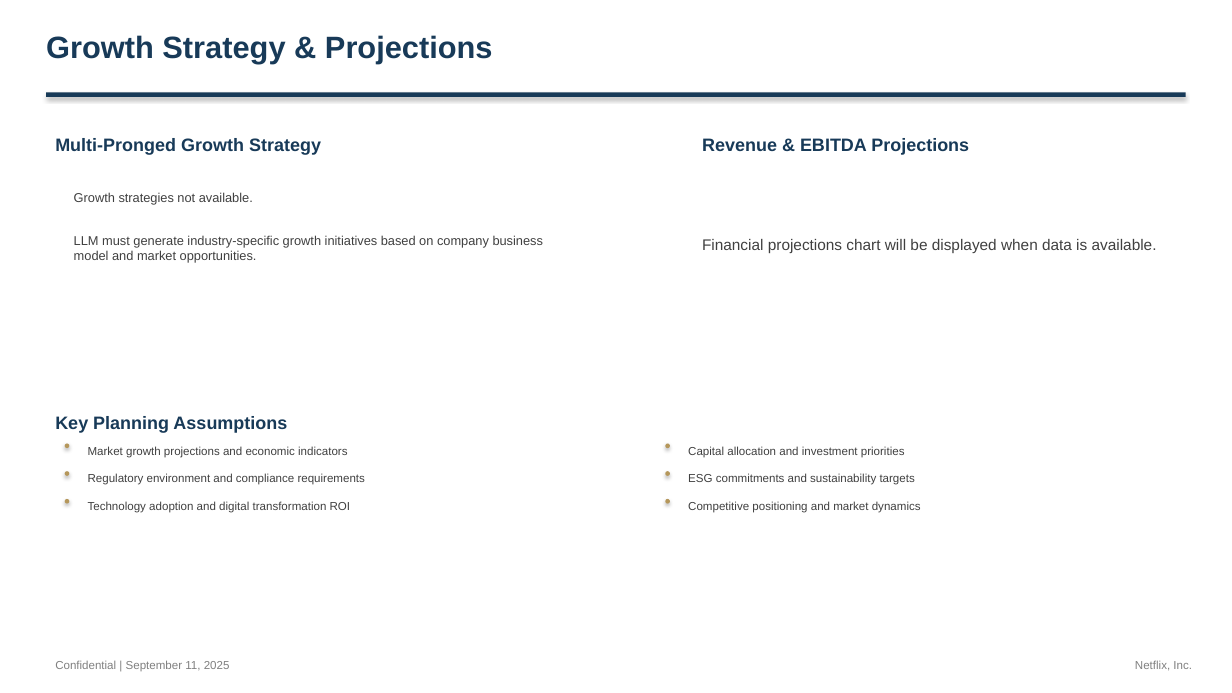
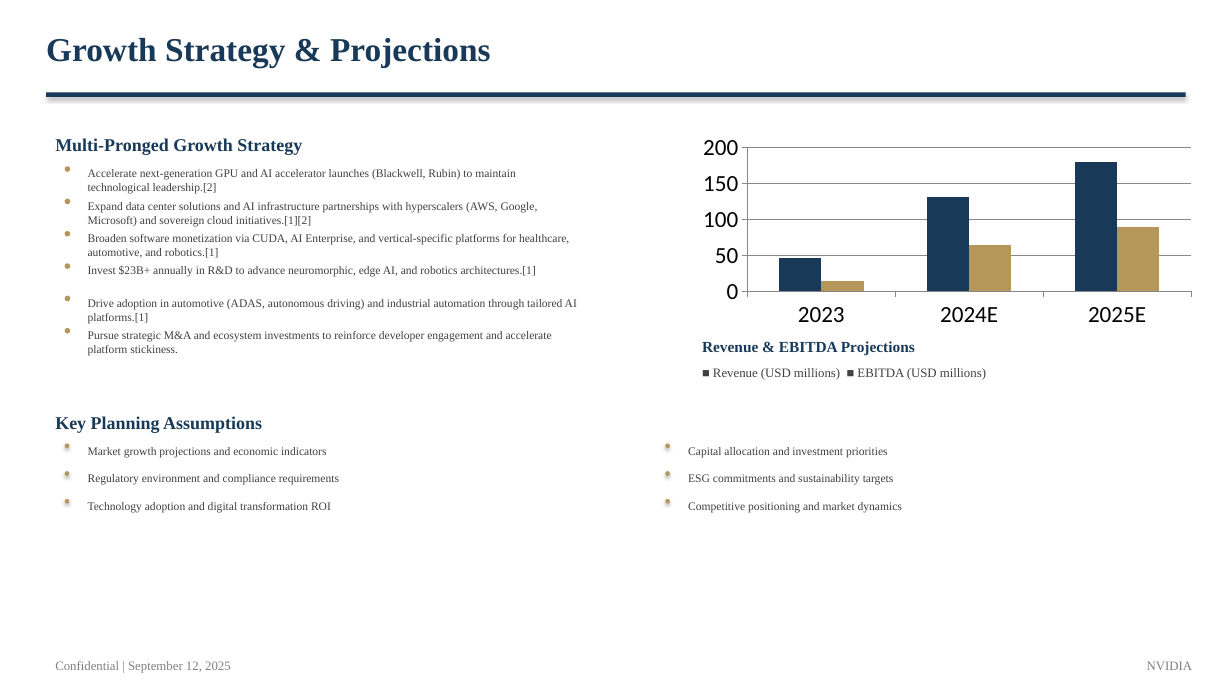
Before and after one commit to alinvb/slide_generator, a slide deck: slide 5 of output_presentation.pptx (slide 6 before the commit). Drawn at 1232x693 pixels with LibreOffice and Linux fonts; fonts in the diff are those of the drawing. Boxes give left, top, right and bottom in pixels: in the first picture for what was removed or moved away, otherwise in the second. Text is boxed around its words. In the diff, an @@ line names an element or a change of style, - is before the commit and + after.

Commit message:
feat: Comprehensive Investment Banking Research System fixes and enhancements
COMPREHENSIVE SLIDE RENDERING FIXES:
- Eliminate all hardcoded fallback data to expose real data gaps
- Implement dynamic financial metrics calculation from conversation data
- Replace hardcoded CAGR/revenue/EBITDA values with calculated metrics
- Generate profitability status dynamically from EBITDA trends
- Extract operational metrics (market share, developers) from conversation
- Enhanced competitive positioning with 4+ barriers to entry and 4+ competitive advantages
- Fixed NoneType errors in precedent transactions renderer with null-safe handling
- Complete competitive assessment matrix with industry-specific headers

CONVERSATION EXTRACTION ENHANCEMENTS:
- Strengthen conversation data extraction to fill all slide requirements
- Implement 2-phase buyers analysis with 120s timeout handling
- Add comprehensive operational metrics extraction
- Separate strategic positioning from business description
- Enhanced market coverage table with 4 dynamic columns
- Industry-specific header inference for competitive analysis

SYSTEM RELIABILITY IMPROVEMENTS:
- Add Perplexity API error handling and retry functionality
- Resolve API timeout issues with robust fallback mechanisms
- Fix company name propagation to eliminate hardcoded values
- Enhanced JSON parsing with NVIDIA sample data integration
- Complete slide validation and rendering test suite

TECHNICAL FIXES:
- Fixed IndentationError in slide_templates.py line 1878
- Corrected safe_get function import in research_agent.py
- Comprehensive null value handling across all renderers
- Dynamic content generation from conversation data only
- Remove hardcoded API keys from debug files for security compliance

Tests: All fixes validated with comprehensive test suites
- Dynamic financial metrics: 4/4 metrics with proper CAGR calculation
- Competitive positioning: 4+ barriers, 4+ advantages as required
- Slide rendering: NoneType error fixes and null-safe operations
- End-to-end validation: Complete presentation generation without hardcoded data

Resolves: Historical finance hardcoded values, empty competitive data, NoneType errors, API timeouts, conversation extraction gaps

```diff
--- a/output_presentation.pptx
+++ b/output_presentation.pptx
@@ text "Growth Strategy & Projections" at bbox=[46, 38, 491, 67]: size 24 to 26 pt, font Arial to Times New Roman @@
@@ column chart added at bbox=[693, 129, 1202, 333] @@
+categories: 2023, 2024E, 2025E
+Series 1: 46, 130, 180
+Series 2: 15, 65, 90
@@ ellipse added at bbox=[65, 166, 70, 172], fill #B5975B @@
@@ text added at bbox=[88, 169, 515, 194], 9 pt, text #404040 @@
+Accelerate next-generation GPU and AI accelerator launches (Blackwell, Rubin) to maintain technological leadership.[2]
@@ ellipse added at bbox=[65, 199, 70, 204], fill #B5975B @@
@@ text removed at bbox=[74, 192, 544, 263] @@
-Growth strategies not available.
-LLM must generate industry-specific growth initiatives based on company business model and market opportunities.
@@ text added at bbox=[88, 202, 538, 227], 9 pt, text #404040 @@
+Expand data center solutions and AI infrastructure partnerships with hyperscalers (AWS, Google, Microsoft) and sovereign cloud initiatives.[1][2]
@@ ellipse added at bbox=[65, 231, 70, 237], fill #B5975B @@
@@ text added at bbox=[88, 234, 569, 258], 9 pt, text #404040 @@
+Broaden software monetization via CUDA, AI Enterprise, and vertical-specific platforms for healthcare, automotive, and robotics.[1]
@@ text removed at bbox=[702, 239, 1157, 253] @@
-Financial projections chart will be displayed when data is available.
@@ ellipse added at bbox=[65, 263, 70, 269], fill #B5975B @@
@@ text added at bbox=[88, 266, 536, 277], 9 pt, text #404040 @@
+Invest $23B+ annually in R&D to advance neuromorphic, edge AI, and robotics architectures.[1]
@@ ellipse added at bbox=[65, 296, 70, 301], fill #B5975B @@
@@ text added at bbox=[88, 299, 577, 324], 9 pt, text #404040 @@
+Drive adoption in automotive (ADAS, autonomous driving) and industrial automation through tailored AI platforms.[1]
@@ ellipse added at bbox=[65, 328, 70, 334], fill #B5975B @@
@@ text added at bbox=[88, 331, 552, 356], 9 pt, text #404040 @@
+Pursue strategic M&A and ecosystem investments to reinforce developer engagement and accelerate platform stickiness.
@@ text "Revenue & EBITDA Projections": place and size @@
-text "Revenue & EBITDA Projections" at bbox=[702, 138, 969, 155]
+text "Revenue & EBITDA Projections" at bbox=[702, 341, 915, 356]
@@ text "Revenue & EBITDA Projections" at bbox=[702, 341, 915, 356]: size 14 to 12 pt, font Arial to Times New Roman @@
@@ text added at bbox=[713, 368, 986, 380], 10 pt, text #404040 @@
+■ Revenue (USD millions) ■ EBITDA (USD millions)
@@ font Arial to Times New Roman in 8 elements at bbox=[55, 138, 302, 155], bbox=[55, 416, 262, 433], bbox=[88, 447, 327, 458], bbox=[88, 474, 339, 485], bbox=[88, 502, 331, 513], bbox=[688, 447, 888, 458], bbox=[688, 474, 894, 485], bbox=[688, 502, 902, 513] @@
@@ text at bbox=[55, 661, 231, 673]: text changed; size 9 to 10 pt; font Arial to Times New Roman @@
-Confidential | September 11, 2025
+Confidential | September 12, 2025
@@ text at bbox=[1147, 661, 1192, 670]: text changed; size 9 to 10 pt; font Arial to Times New Roman @@
-Netflix, Inc.
+NVIDIA
```
Also in this commit, not shown: 4 other slides changed, 13 slides added, 10 slides removed, 43 other files.
